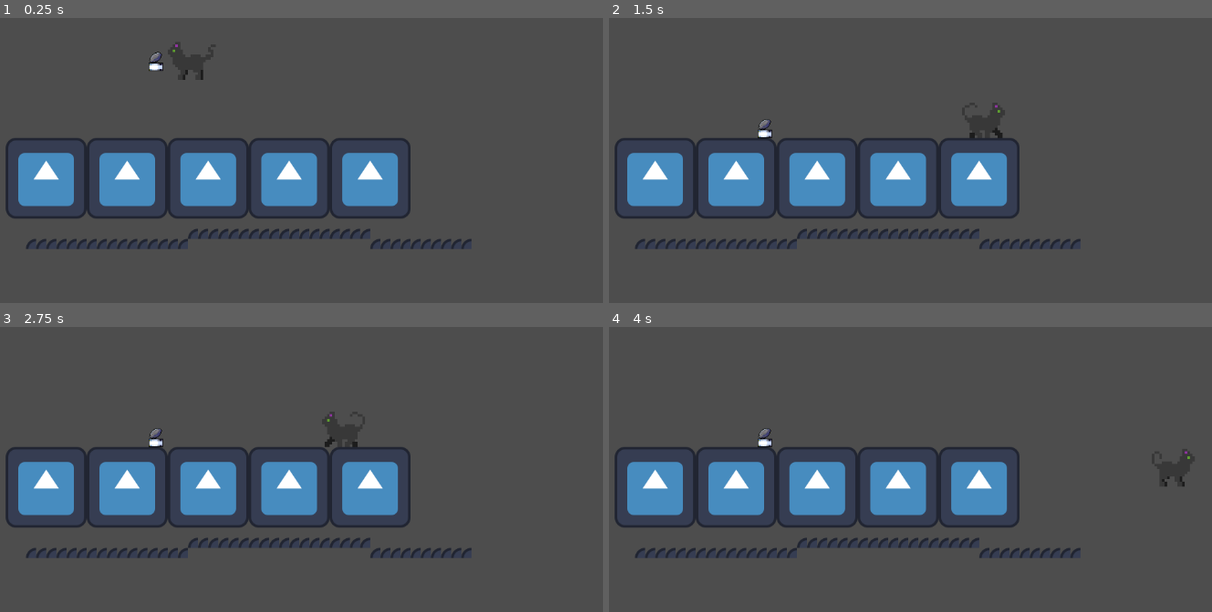
Above: before the commit, frames 1-4 (two rows, left to right).
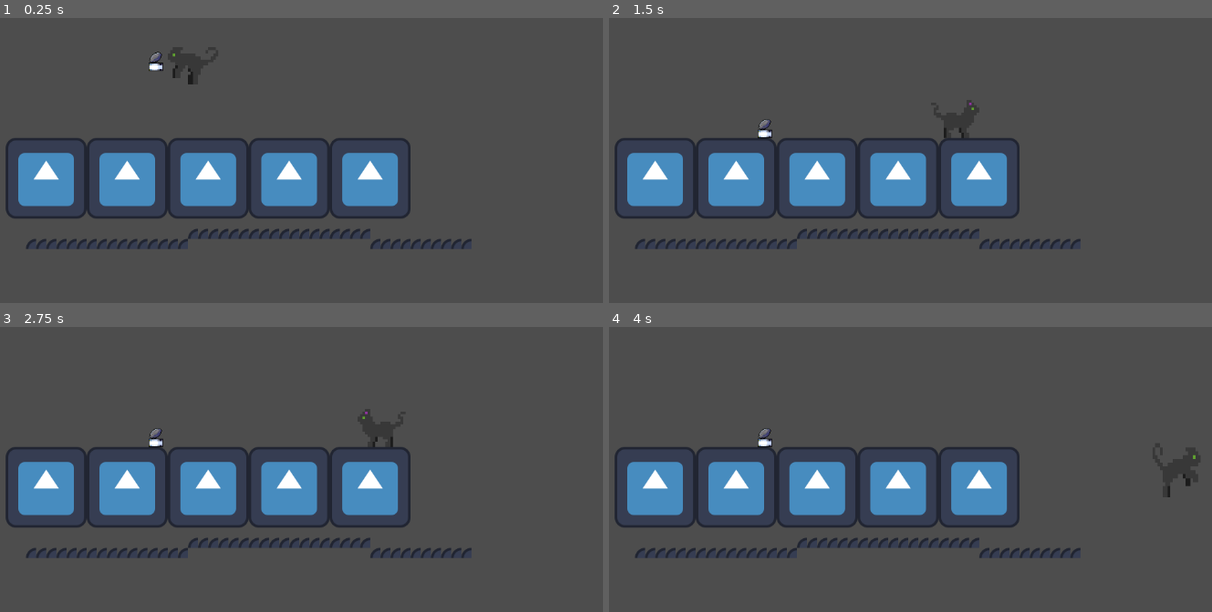
Above: after the commit, the same moments.

Repository: Splatube/bouncy
Game: Godot game, scene res://main.tscn
The game is run twice, just before and just after one commit, with the same random seed, the same clock (stepped at 60 frames per second) and the same inputs. The engine's default icon, where the game draws it, is replaced by a stand-in: a white triangle on a blue panel in a dark square.
Inputs:
- Up to frame 1 (0.25 s): no input
- Up to frame 2 (1.5 s): tap Enter (ui_accept) at 0.5, 0.77 s; hold Right (ui_right) from 0.53 s (still down)
- Up to frame 3 (2.75 s): tap Enter (ui_accept) at 1.52 s; release Right (ui_right) at 2.03 s; hold Left (ui_left) from 2.03 s (still down)
- Up to frame 4 (4 s): release Left (ui_left) at 2.78 s; hold Right (ui_right) from 2.78 s (still down); tap Enter (ui_accept) at 3.02, 3.77 s

The runs differ from the first frame. In frame 1, 0.1% of the frame differs, in the area x 28-34%, y 9-24%; in frame 2, 0.1%; in frame 3, 0.1%; in frame 4, less than 0.1%.

Commit message:
bouncy

Diff:
--- a/cat.tscn
+++ b/cat.tscn
@@ -1,7 +1,6 @@
-[gd_scene load_steps=22 format=3 uid="uid://cvdtvmi8k5mf1"]
+[gd_scene load_steps=12 format=3 uid="uid://cvdtvmi8k5mf1"]
 
 [ext_resource type="Texture2D" uid="uid://uppqlb54drc7" path="res://cat sprite/cat1.png" id="1_6fl1u"]
-[ext_resource type="Texture2D" uid="uid://dui4aw5f1jua" path="res://cat sprite/cat2.png" id="2_w46py"]
 [ext_resource type="Texture2D" uid="uid://cpebb1680bt21" path="res://cat sprite/cat3.png" id="3_2u0g4"]
 
 [sub_resource type="CanvasItemMaterial" id="CanvasItemMaterial_2hdoq"]
@@ -10,29 +9,17 @@
 atlas = ExtResource("1_6fl1u")
 region = Rect2(0, 0, 20, 16)
 
-[sub_resource type="AtlasTexture" id="AtlasTexture_73ra0"]
-atlas = ExtResource("3_2u0g4")
-region = Rect2(0, 0, 20, 16)
-
-[sub_resource type="AtlasTexture" id="AtlasTexture_thjh7"]
-atlas = ExtResource("3_2u0g4")
-region = Rect2(20, 0, 20, 16)
-
-[sub_resource type="AtlasTexture" id="AtlasTexture_lfnqg"]
-atlas = ExtResource("3_2u0g4")
-region = Rect2(40, 0, 20, 16)
-
 [sub_resource type="AtlasTexture" id="AtlasTexture_ww1e7"]
 atlas = ExtResource("3_2u0g4")
 region = Rect2(60, 0, 20, 16)
 
-[sub_resource type="AtlasTexture" id="AtlasTexture_wkcfy"]
-atlas = ExtResource("3_2u0g4")
-region = Rect2(80, 0, 20, 16)
-
 [sub_resource type="AtlasTexture" id="AtlasTexture_1mtdq"]
 atlas = ExtResource("3_2u0g4")
 region = Rect2(100, 0, 20, 16)
+
+[sub_resource type="AtlasTexture" id="AtlasTexture_73ra0"]
+atlas = ExtResource("3_2u0g4")
+region = Rect2(0, 0, 20, 16)
 
 [sub_resource type="AtlasTexture" id="AtlasTexture_w46py"]
 atlas = ExtResource("1_6fl1u")
@@ -46,30 +33,6 @@
 atlas = ExtResource("1_6fl1u")
 region = Rect2(60, 0, 20, 16)
 
-[sub_resource type="AtlasTexture" id="AtlasTexture_2v165"]
-atlas = ExtResource("2_w46py")
-region = Rect2(0, 0, 20, 16)
-
-[sub_resource type="AtlasTexture" id="AtlasTexture_eyw7o"]
-atlas = ExtResource("2_w46py")
-region = Rect2(20, 0, 20, 16)
-
-[sub_resource type="AtlasTexture" id="AtlasTexture_7rjga"]
-atlas = ExtResource("2_w46py")
-region = Rect2(40, 0, 20, 16)
-
-[sub_resource type="AtlasTexture" id="AtlasTexture_giwe8"]
-atlas = ExtResource("2_w46py")
-region = Rect2(60, 0, 20, 16)
-
-[sub_resource type="AtlasTexture" id="AtlasTexture_ma4b3"]
-atlas = ExtResource("2_w46py")
-region = Rect2(80, 0, 20, 16)
-
-[sub_resource type="AtlasTexture" id="AtlasTexture_y5qyo"]
-atlas = ExtResource("2_w46py")
-region = Rect2(100, 0, 20, 16)
-
 [sub_resource type="SpriteFrames" id="SpriteFrames_f1g25"]
 animations = [{
 "frames": [{
@@ -82,25 +45,19 @@
 }, {
 "frames": [{
 "duration": 0.5,
-"texture": SubResource("AtlasTexture_73ra0")
-}, {
-"duration": 0.5,
-"texture": SubResource("AtlasTexture_thjh7")
-}, {
-"duration": 0.5,
-"texture": SubResource("AtlasTexture_lfnqg")
+"texture": SubResource("AtlasTexture_6fl1u")
 }, {
 "duration": 0.5,
 "texture": SubResource("AtlasTexture_ww1e7")
 }, {
 "duration": 0.5,
-"texture": SubResource("AtlasTexture_wkcfy")
+"texture": SubResource("AtlasTexture_1mtdq")
 }, {
 "duration": 0.5,
-"texture": SubResource("AtlasTexture_1mtdq")
+"texture": SubResource("AtlasTexture_73ra0")
 }],
-"loop": true,
-"name": &"run",
+"loop": false,
+"name": &"jump",
 "speed": 5.0
 }, {
 "frames": [{
@@ -119,33 +76,12 @@
 "loop": false,
 "name": &"sit",
 "speed": 5.0
-}, {
-"frames": [{
-"duration": 1.0,
-"texture": SubResource("AtlasTexture_2v165")
-}, {
-"duration": 1.0,
-"texture": SubResource("AtlasTexture_eyw7o")
-}, {
-"duration": 1.0,
-"texture": SubResource("AtlasTexture_7rjga")
-}, {
-"duration": 1.0,
-"texture": SubResource("AtlasTexture_giwe8")
-}, {
-"duration": 1.0,
-"texture": SubResource("AtlasTexture_ma4b3")
-}, {
-"duration": 1.0,
-"texture": SubResource("AtlasTexture_y5qyo")
-}],
-"loop": true,
-"name": &"walk",
-"speed": 5.0
 }]
 
 [node name="AnimatedSprite2D" type="AnimatedSprite2D"]
 material = SubResource("CanvasItemMaterial_2hdoq")
 sprite_frames = SubResource("SpriteFrames_f1g25")
-animation = &"run"
-autoplay = "walk"
+animation = &"jump"
+autoplay = "sit"
+frame = 3
+frame_progress = 1.0
--- a/player.gd
+++ b/player.gd
@@ -22,9 +22,16 @@
 			$AnimatedSprite2D.flip_h = true
 		if direction < 0:
 			$AnimatedSprite2D.flip_h = false
-		$AnimatedSprite2D.animation = "walk"
+	if velocity.y != 0:
+		$AnimatedSprite2D.animation = "jump"
+		if $AnimatedSprite2D.frame != 3:
+			$AnimatedSprite2D.play("jump")
 	else:
 		velocity.x = move_toward(velocity.x, 0, SPEED)
 		$AnimatedSprite2D.animation = "sit"
+		if $AnimatedSprite2D.frame != 3:
+			$AnimatedSprite2D.play("sit")
+
+	$AnimatedSprite2D.scale.y = 1+(velocity.y/1000)
 
 	move_and_slide()
--- a/player.tscn
+++ b/player.tscn
@@ -15,4 +15,5 @@
 shape = SubResource("RectangleShape2D_onrkg")
 
 [node name="AnimatedSprite2D" parent="." instance=ExtResource("2_onrkg")]
-animation = &"animation 1"
+frame = 0
+frame_progress = 0.0
